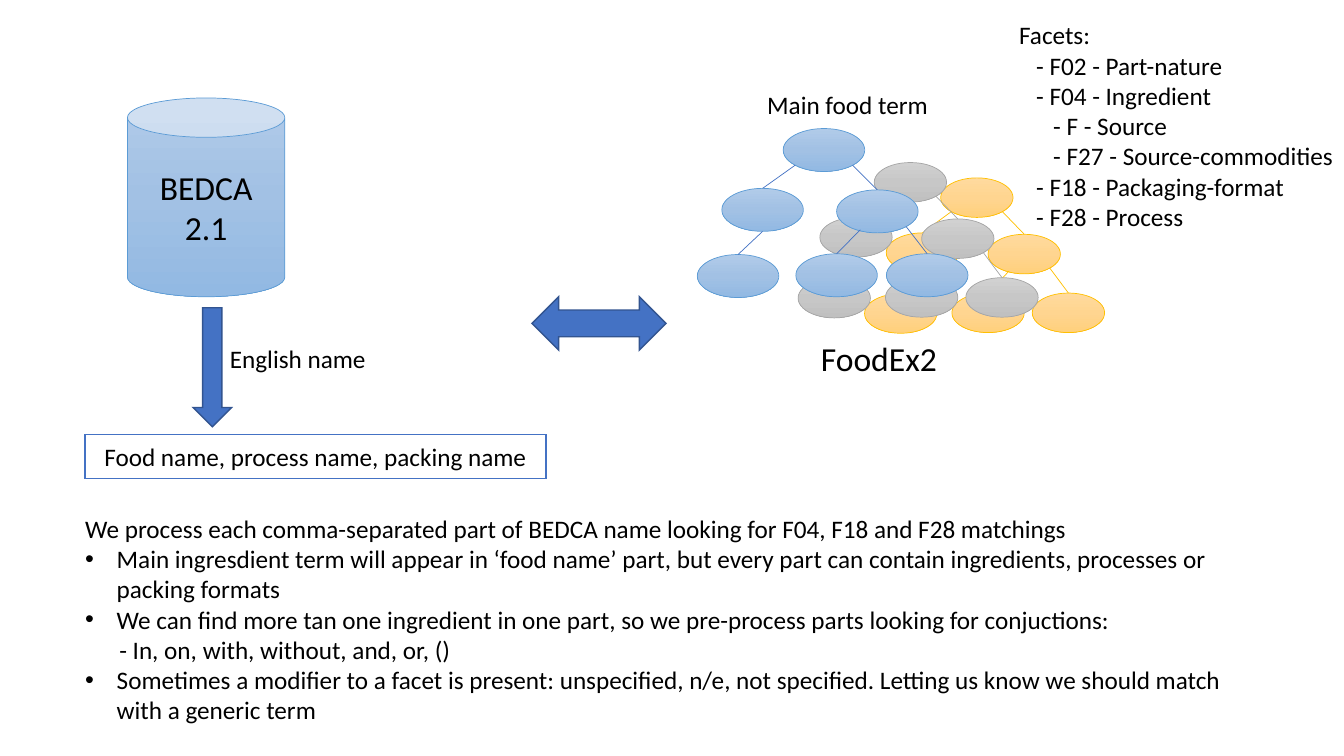
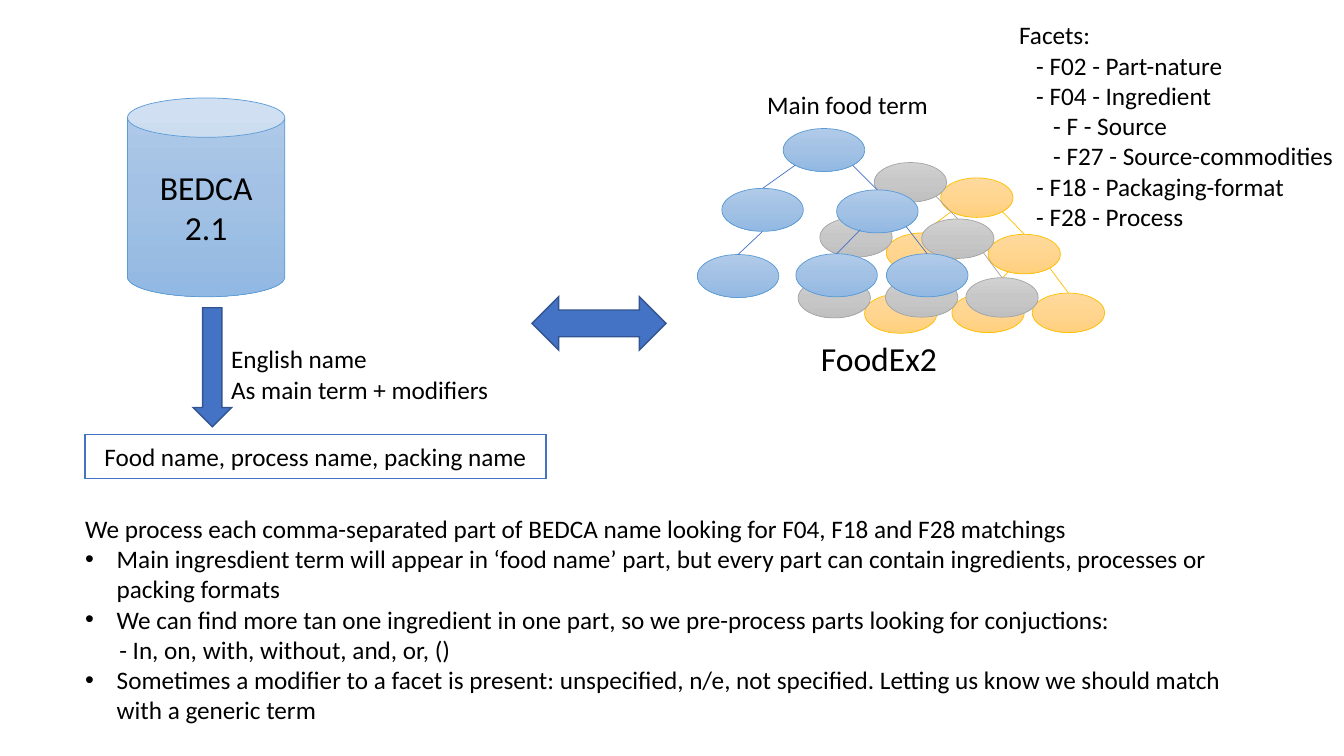
Before and after one commit to javieruhk/RecipeManager, a slide deck: slide 2 of datos/matcher_ideas.pptx. Drawn at 1344x756 pixels with LibreOffice and Linux fonts; fonts in the diff are those of the drawing. Boxes give left, top, right and bottom in pixels: in the first picture for what was removed or moved away, otherwise in the second. Text is boxed around its words. In the diff, an @@ line names an element or a change of style, - is before the commit and + after.

```diff
--- a/datos/matcher_ideas.pptx
+++ b/datos/matcher_ideas.pptx
@@ text at (231,350,488,400): text changed @@
-English name
+English name
+As main term + modifiers
```
Also in this commit, not shown: 2 other slides changed, 5 slides added.
